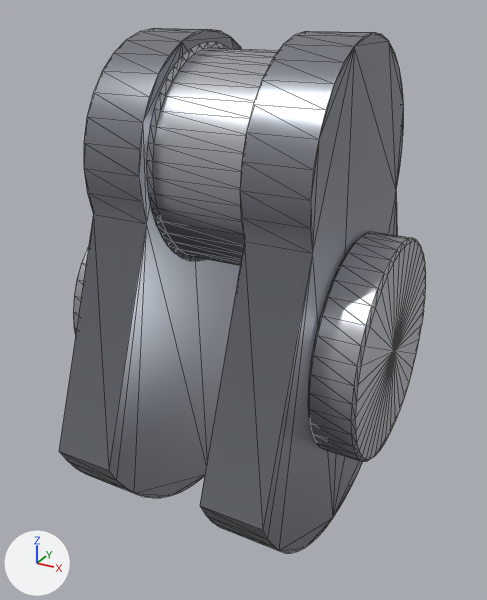
Two versions of the glTF model public/models/rot_crankthrow_c1_stock.glb, one commit apart.
One viewpoint serves both versions: a 50 mm lens placed at (0.0903, -0.1705, 0.0907), pointed at (-0.0018, -0.0031, 0.007). The lights are fixed; the arrows at lower left show +X, +Y and +Z. The first picture is the older version. Mesh edges are drawn as thin lines. Where no turn or scale is listed for an object, it has been applied to the vertices. Vertices at exactly the same position are counted once.

In view in the first picture: 'rot_crankpin_c1_stock', 'rot_crankthrow_c1_stock'.
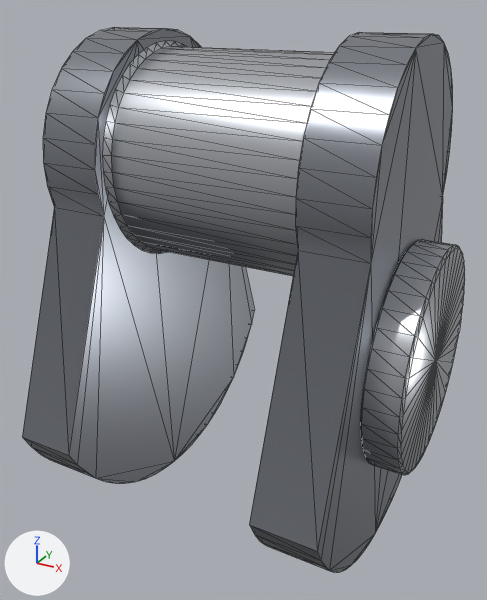
Boxes [x1, y1, x2, y2] around the edits, measured in the pictures (487 x 600 px; the box of a moved part takes in the faces that stretch with it):
```json
{"object": "rot_crankthrow_c1_stock", "change": "reshaped", "before": [59, 28, 426, 553], "after": [22, 27, 465, 573], "on screen": "21% wider"}
{"object": "rot_crankpin_c1_stock", "change": "rescaled", "before": [146, 42, 279, 265], "after": [102, 41, 335, 276]}
{"part": 1, "of": "me_rot_crankthrow_c1_stock", "change": "moved or reshaped", "before": [59, 28, 242, 498], "after": [22, 27, 255, 483]}
{"part": 2, "of": "me_rot_crankthrow_c1_stock", "change": "moved or reshaped", "before": [200, 31, 404, 553], "after": [249, 32, 453, 573]}
{"part": 3, "of": "me_rot_crankthrow_c1_stock", "change": "moved or reshaped", "before": [73, 246, 89, 337], "on screen": "not visible afterwards"}
{"part": 4, "of": "me_rot_crankthrow_c1_stock", "change": "moved or reshaped", "before": [308, 232, 426, 462], "after": [360, 239, 465, 475]}
```

The change, as JSON lines over the scene's bpy script:
```json
{"block": "me_rot_crankthrow_c1_stock", "where": "# used by ob_rot_crankthrow_c1_stock; location = (0.0, 0.0, 0.0)"}
{"op": "remove", "block": "me_rot_crankthrow_c1_stock", "code": "me_rot_crankthrow_c1_stock.from_pydata(...)  # 508 vertices, 1000 faces; spans x -0.0457..0.0457, y -0.0562..0.0562, z -0.062..0.0843"}
{"op": "add", "block": "me_rot_crankthrow_c1_stock", "code": "me_rot_crankthrow_c1_stock.from_pydata(...)  # 508 vertices, 1000 faces; spans x -0.0575..0.0575, y -0.0562..0.0562, z -0.062..0.0843"}
{"block": "me_rot_crankthrow_c1_stock", "change": "me_rot_crankthrow_c1_stock part 1: the loose piece of 92 vertices spanning x -0.0327..-0.0147, y -0.0562..0.0562, z -0.062..0.0843 is moved by (-0.0143, 0.0, 0.0)"}
{"block": "me_rot_crankthrow_c1_stock", "change": "me_rot_crankthrow_c1_stock part 2: the loose piece of 92 vertices spanning x 0.0147..0.0327, y -0.0562..0.0562, z -0.062..0.0843 is moved by (0.0143, 0.0, 0.0)"}
{"block": "me_rot_crankthrow_c1_stock", "change": "me_rot_crankthrow_c1_stock part 3: the loose piece of 162 vertices spanning x -0.0457..-0.0327, y -0.0324..0.0324, z -0.0324..0.0324 is scaled about its middle by (0.81, 1, 1), then moved by (-0.0131, 0.0, 0.0)"}
{"block": "me_rot_crankthrow_c1_stock", "change": "me_rot_crankthrow_c1_stock part 4: the loose piece of 162 vertices spanning x 0.0327..0.0457, y -0.0324..0.0324, z -0.0324..0.0324 is scaled about its middle by (0.81, 1, 1), then moved by (0.0131, 0.0, 0.0)"}
{"block": "me_rot_crankpin_c1_stock", "where": "# used by ob_rot_crankpin_c1_stock; location = (0.0, 0.0, 0.0495)"}
{"op": "remove", "block": "me_rot_crankpin_c1_stock", "code": "me_rot_crankpin_c1_stock.from_pydata(...)  # 178 vertices, 352 faces; spans x -0.0147..0.0147, y -0.0315..0.0315, z -0.0315..0.0315"}
{"op": "add", "block": "me_rot_crankpin_c1_stock", "code": "me_rot_crankpin_c1_stock.from_pydata(...)  # 178 vertices, 352 faces; spans x -0.029..0.029, y -0.0315..0.0315, z -0.0315..0.0315"}
{"block": "me_rot_crankpin_c1_stock", "change": "me_rot_crankpin_c1_stock part 5: the whole mesh is scaled about its middle by (1.97, 1, 1)"}
```
